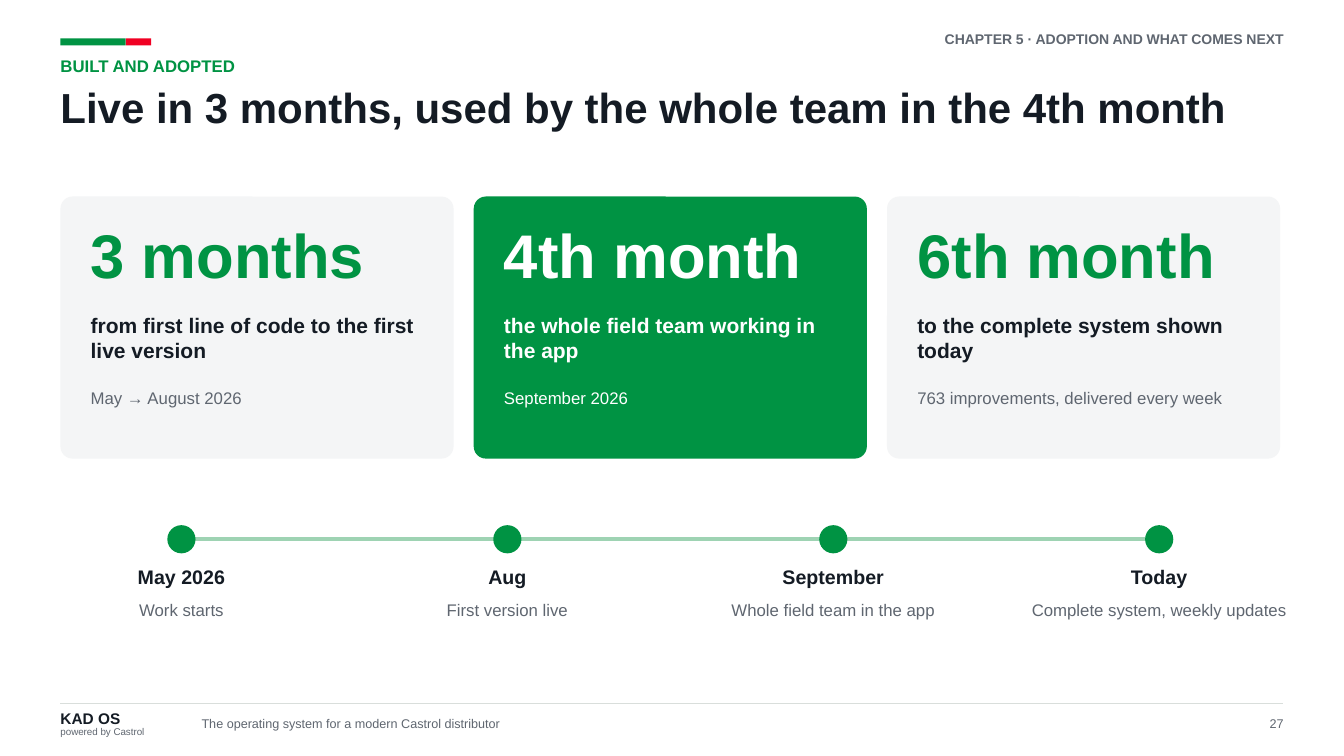
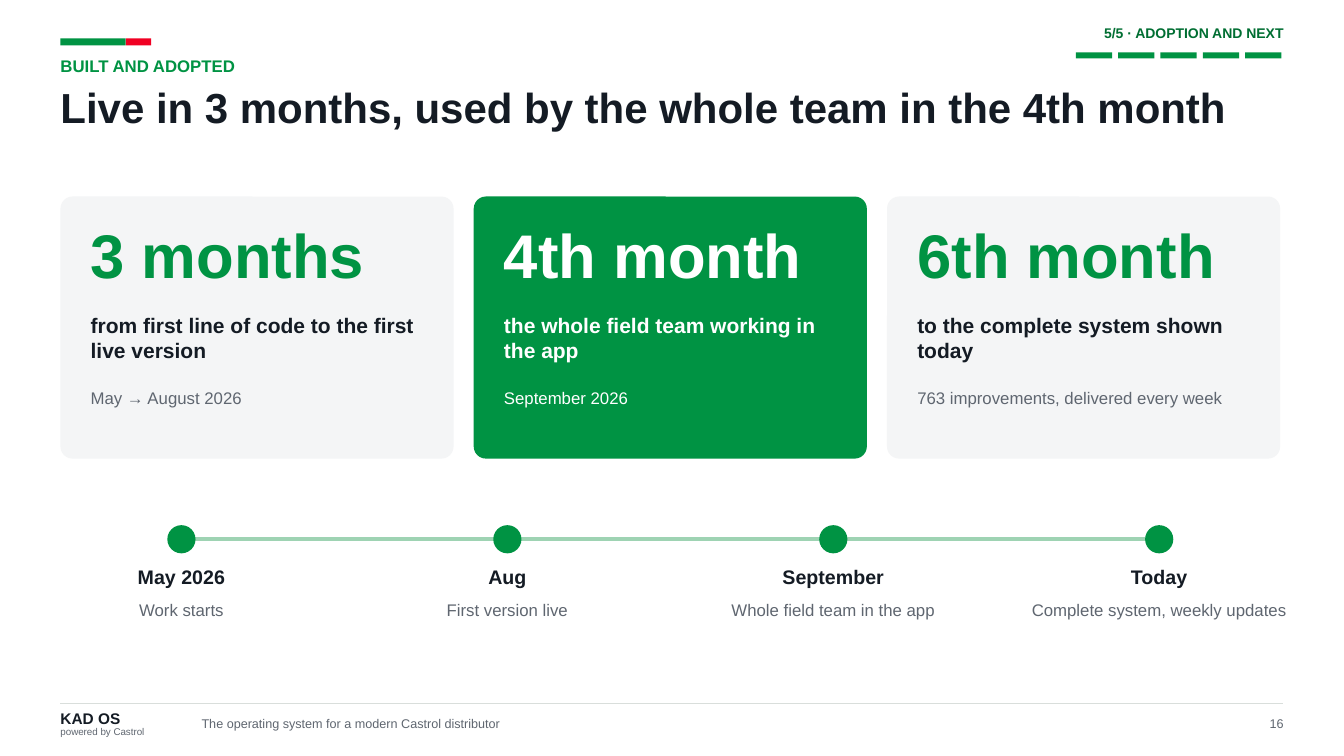
Before and after one commit to kdavtian/SalesManagerVisits, a slide deck: slide 16 of docs/castrol-global/KAD_OS_Castrol_Teams.pptx (slide 27 before the commit). Drawn at 1344x756 pixels with LibreOffice and Linux fonts; fonts in the diff are those of the drawing. Boxes give left, top, right and bottom in pixels: in the first picture for what was removed or moved away, otherwise in the second. Text is boxed around its words. In the diff, an @@ line names an element or a change of style, - is before the commit and + after.

```diff
--- a/docs/castrol-global/KAD_OS_Castrol_Teams.pptx
+++ b/docs/castrol-global/KAD_OS_Castrol_Teams.pptx
@@ text at box(1104, 28, 1283, 39): text changed; text colour #5F6670 to #006E32 @@
-CHAPTER 5 · ADOPTION AND WHAT COMES NEXT
+5/5 · ADOPTION AND NEXT
@@ rectangle added at box(1076, 52, 1112, 58), fill #009343 @@
@@ rectangle added at box(1118, 52, 1154, 58), fill #009343 @@
@@ rectangle added at box(1160, 52, 1197, 58), fill #009343 @@
@@ rectangle added at box(1203, 52, 1239, 58), fill #009343 @@
@@ rectangle added at box(1245, 52, 1281, 58), fill #009343 @@
@@ text at box(1270, 719, 1284, 728): text changed @@
-27
+16
```
Also in this commit, not shown: 22 other slides changed, 1 slide added, 19 slides removed, 6 other files.
